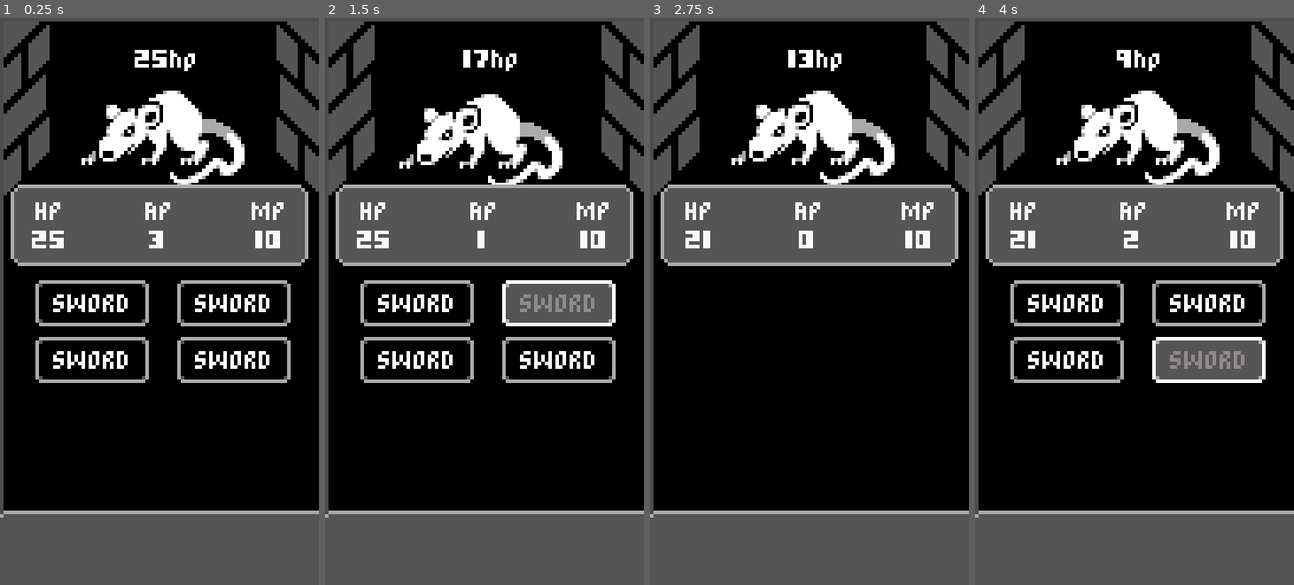
Above: before the commit, frames 1-4 (left to right).
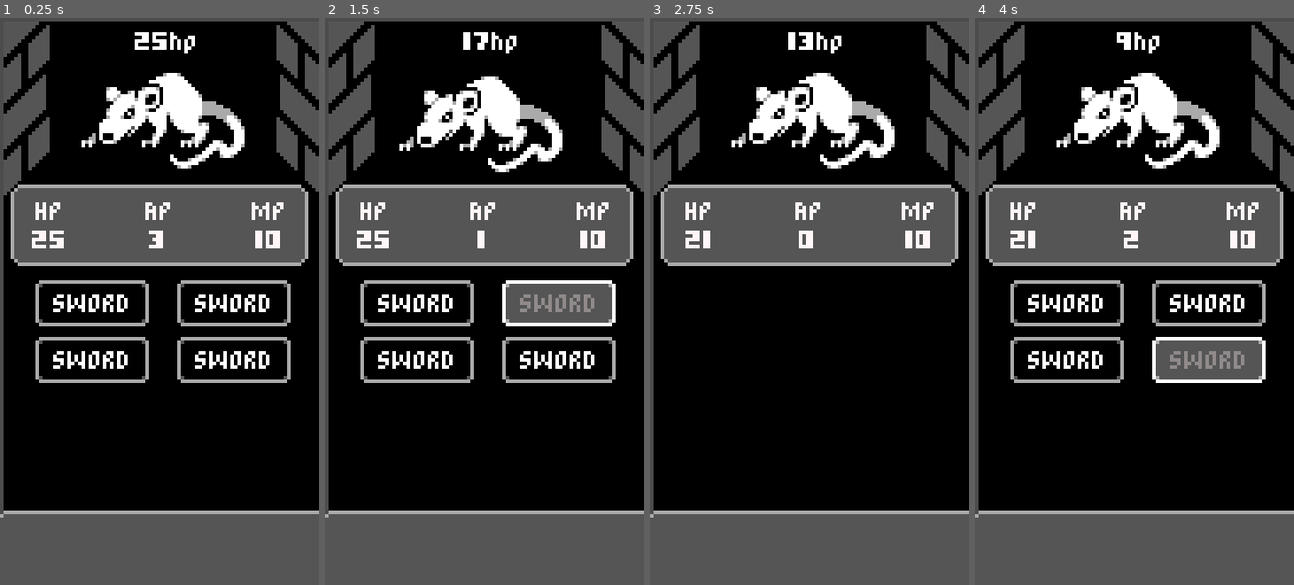
Above: after the commit, the same moments.

Repository: trunesh/turbasedRPgMobile
Game: Godot game, scene res://src/scenes/Battle.tscn
The game is run twice, just before and just after one commit, with the same random seed, the same clock (stepped at 60 frames per second) and the same inputs.
Inputs:
- Up to frame 1 (0.25 s): no input
- Up to frame 2 (1.5 s): click "SWORD" at 0.5 s; click "SWORD" at 1.25 s
- Up to frame 3 (2.75 s): click "SWORD" at 2 s
- Up to frame 4 (4 s): click "SWORD" at 3.5 s

The runs differ from the first frame. In frame 1, 4.6% of the frame differs, in the area x 25-77%, y 2-30%; in frame 2, 4.4%; in frame 3, 4.5%; in frame 4, 4.4%.

Commit message:
now enemy pops up on stats , and animation looks like attacking player

Diff:
--- a/src/scenes/Battle.tscn
+++ b/src/scenes/Battle.tscn
@@ -23,9 +23,6 @@
 modulate = Color( 1, 1, 1, 0.207843 )
 position = Vector2( 45, 81 )
 texture = ExtResource( 1 )
-
-[node name="Enemy" parent="." instance=ExtResource( 2 )]
-position = Vector2( 46, 34 )
 
 [node name="UI" type="Control" parent="."]
 anchor_right = 1.0
@@ -132,11 +129,14 @@
 theme = ExtResource( 7 )
 text = "SWORD"
 
+[node name="Enemy" parent="." instance=ExtResource( 2 )]
+position = Vector2( 46, 29 )
+
 [connection signal="ap_changed" from="PlayerStats" to="UI/StatsPanel" method="_on_PlayerStats_ap_changed"]
 [connection signal="hp_changed" from="PlayerStats" to="UI/StatsPanel" method="_on_PlayerStats_hp_changed"]
 [connection signal="mp_changed" from="PlayerStats" to="UI/StatsPanel" method="_on_PlayerStats_mp_changed"]
-[connection signal="on_death" from="Enemy" to="." method="_on_Enemy_on_death"]
 [connection signal="pressed" from="UI/BattleActionButtons/SwordButton" to="." method="_on_Button_pressed"]
 [connection signal="pressed" from="UI/BattleActionButtons/Button2" to="." method="_on_Button_pressed"]
 [connection signal="pressed" from="UI/BattleActionButtons/Button3" to="." method="_on_Button_pressed"]
 [connection signal="pressed" from="UI/BattleActionButtons/Button4" to="." method="_on_Button_pressed"]
+[connection signal="on_death" from="Enemy" to="." method="_on_Enemy_on_death"]
--- a/src/scenes/Enemy.tscn
+++ b/src/scenes/Enemy.tscn
@@ -15,7 +15,7 @@
 tracks/0/imported = false
 tracks/0/enabled = true
 tracks/0/keys = {
-"times": PoolRealArray( 0, 0.05, 0.1, 0.25 ),
+"times": PoolRealArray( 0, 0.05, 0.15, 0.25 ),
 "transitions": PoolRealArray( 1, 1, 1, 1 ),
 "update": 3,
 "values": [ Vector2( 0, 1 ), Vector2( 0, -1 ), Vector2( 1, 6 ), Vector2( 0, 0 ) ]
